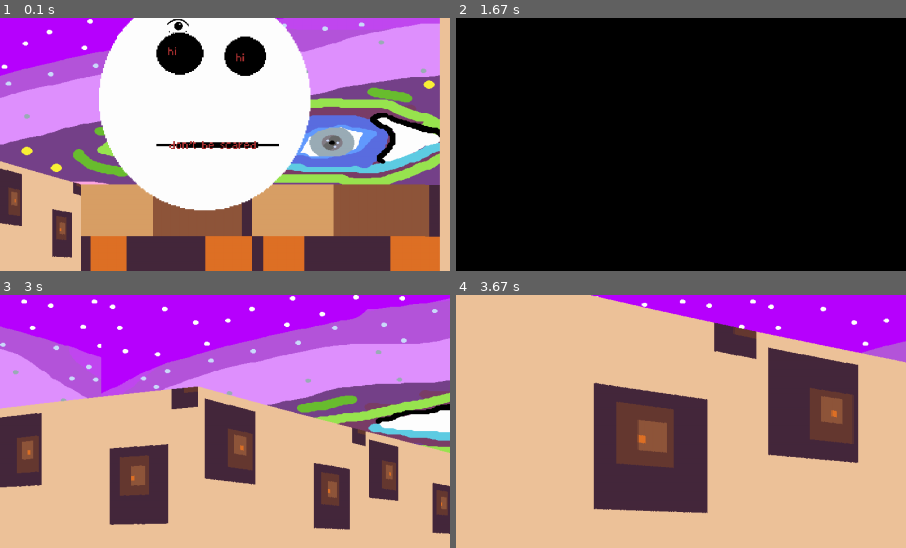
Above: before the commit, frames 1-4 (two rows, left to right).
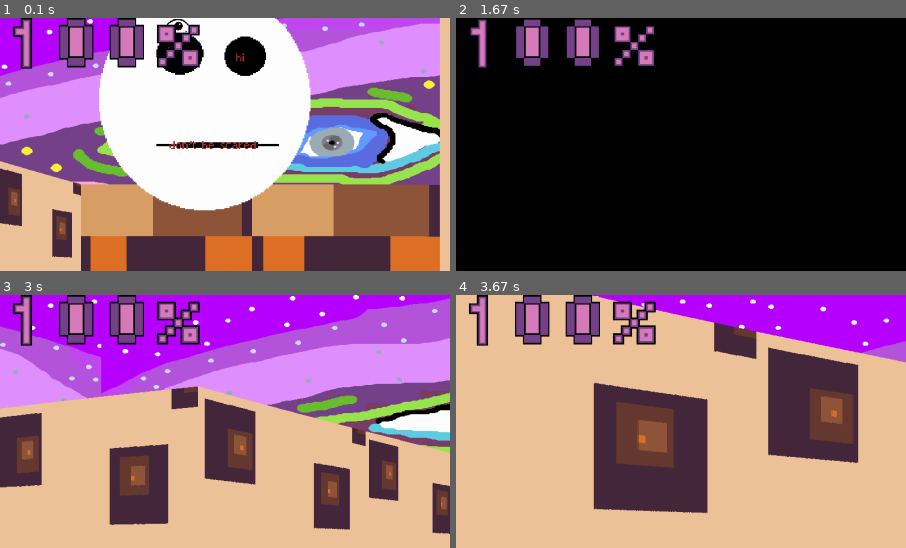
Above: after the commit, the same moments.

Repository: kyrusoo/uni-pygame
Game: pygame game, started from maze/main.py
The game is run twice, just before and just after one commit, with the same random seed, the same clock (stepped at 60 frames per second) and the same inputs.
Inputs (mouse positions are % of the whole screen's width and height, from its top left):
- Up to frame 1 (0.1 s): no input
- Up to frame 2 (1.67 s): hold D 0.33-0.8 s; move the mouse to (46, 54) at 0.37 s; hold W 0.83-1.13 s; move the mouse to (82, 47) at 0.87 s; hold D 1.17-1.63 s; move the mouse to (26, 51) at 1.2 s
- Up to frame 3 (3 s): hold A 1.67-2.2 s; move the mouse to (19, 35) at 1.7 s; hold S 2.23-2.53 s; move the mouse to (65, 15) at 2.27 s; hold A 2.57-2.97 s; move the mouse to (62, 59) at 2.6 s
- Up to frame 4 (3.67 s): hold W 3-3.37 s; move the mouse to (52, 16) at 3.03 s; hold D from 3.4 s (still down); move the mouse to (14, 47) at 3.43 s
The pictures show only the part of the screen within x 0-50%, y 0-50%; the shares and areas given below are measured in that part.

The runs differ from the first frame. In frame 1, 4.2% of the frame differs, in the area x 2-45%, y 0-21%; in frame 2, 3.4%; in frame 3, 4.5%; in frame 4, 4.5%.

Commit message:
feat: health logic + game_over

Diff:
--- a/maze/npc.py
+++ b/maze/npc.py
@@ -52,6 +52,8 @@
     def attack(self):
         if self.animation_trigger:
             self.game.sound.npc_shot.play()
+            if random() < self.accuracy:
+                self.game.player.get_damage(self.attack_damage)
 
     def animate_death(self):
         if not self.alive:
--- a/maze/object_renderer.py
+++ b/maze/object_renderer.py
@@ -8,10 +8,29 @@
         self.wall_textures = self.load_wall_textures()
         self.sky_image = self.get_texture('resources/textures/sky.png', (WIDTH, HALF_HEIGHT))
         self.sky_offset = 0
+        self.blood_screen = self.get_texture('resources/textures/your_blood.png', RES)
+        self.digit_size = 90
+        self.digit_images = [self.get_texture(f'resources/textures/digits/{i}.png', [self.digit_size] * 2)
+                             for i in range(11)]
+        self.digits = dict(zip(map(str, range(11)), self.digit_images))
+        self.game_over_image = self.get_texture('resources/textures/game_over.png', RES)
 
     def draw(self):
         self.draw_background()
         self.render_game_object()
+        self.draw_player_health()
+
+    def game_over(self):
+        self.screen.blit(self.game_over_image, (0, 0))
+
+    def draw_player_health(self):
+        health = str(self.game.player.health)
+        for i, char in enumerate(health):
+            self.screen.blit(self.digits[char], (i * self.digit_size, 0))
+        self.screen.blit(self.digits['10'], ((i+1) * self.digit_size, 0))
+
+    def player_damage(self):
+        self.screen.blit(self.blood_screen, (0, 0))
 
     def draw_background(self):
         self.sky_offset = (self.sky_offset + 4.5 * self.game.player.rel) % WIDTH
--- a/maze/player.py
+++ b/maze/player.py
@@ -8,6 +8,21 @@
         self.x, self.y = PLAYER_POS
         self.angle = PLAYER_ANGLE
         self.shot = False
+        self.health = PLAYER_MAX_HEALTH
+        self.rel = 0
+
+    def check_game_over(self):
+        if self.health < 1:
+            self.game.object_renderer.game_over()
+            pg.display.flip()
+            pg.time.delay(1500)
+            self.game.new_game()
+
+    def get_damage(self, damage):
+        self.health -= damage
+        self.game.object_renderer.player_damage()
+        self.game.sound.player_pain.play()
+        self.check_game_over()
 
     def single_fire_event(self, event):
         if event.type == pg.MOUSEBUTTONDOWN:
--- a/maze/settings.py
+++ b/maze/settings.py
@@ -10,6 +10,7 @@
 PLAYER_SPEED = 0.004
 PLAYER_ROT_SPEED = 0.002
 PLAYER_SIZE_SCALE = 60
+PLAYER_MAX_HEALTH = 100
 
 MOUSE_SENSITIVITY = 0.0003
 MOUSE_MAX_REL = 40
Binary file added: resources/textures/digits/0.png
Binary file added: resources/textures/digits/1.png
Binary file added: resources/textures/digits/10.png
Binary file added: resources/textures/digits/2.png
Binary file added: resources/textures/digits/3.png
Binary file added: resources/textures/digits/4.png
Binary file added: resources/textures/digits/5.png
Binary file added: resources/textures/digits/6.png
Binary file added: resources/textures/digits/7.png
Binary file added: resources/textures/digits/8.png
Binary file added: resources/textures/digits/9.png
Binary file added: resources/textures/game_over.png
(and 1 more such lines)
